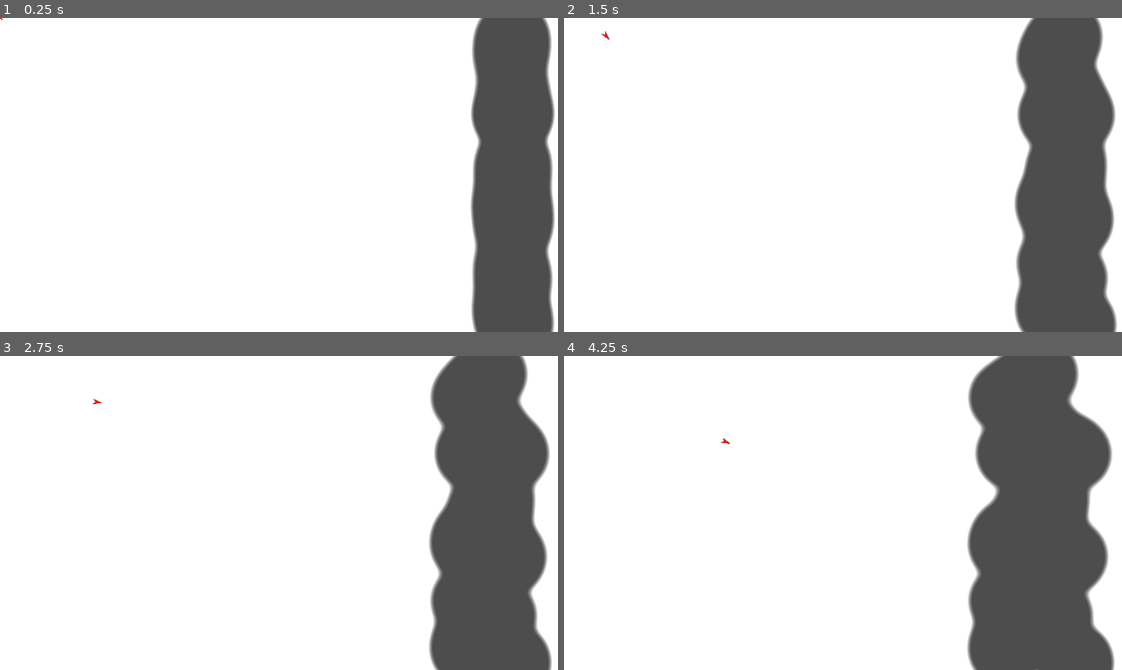
Above: before the commit, frames 1-4 (two rows, left to right).
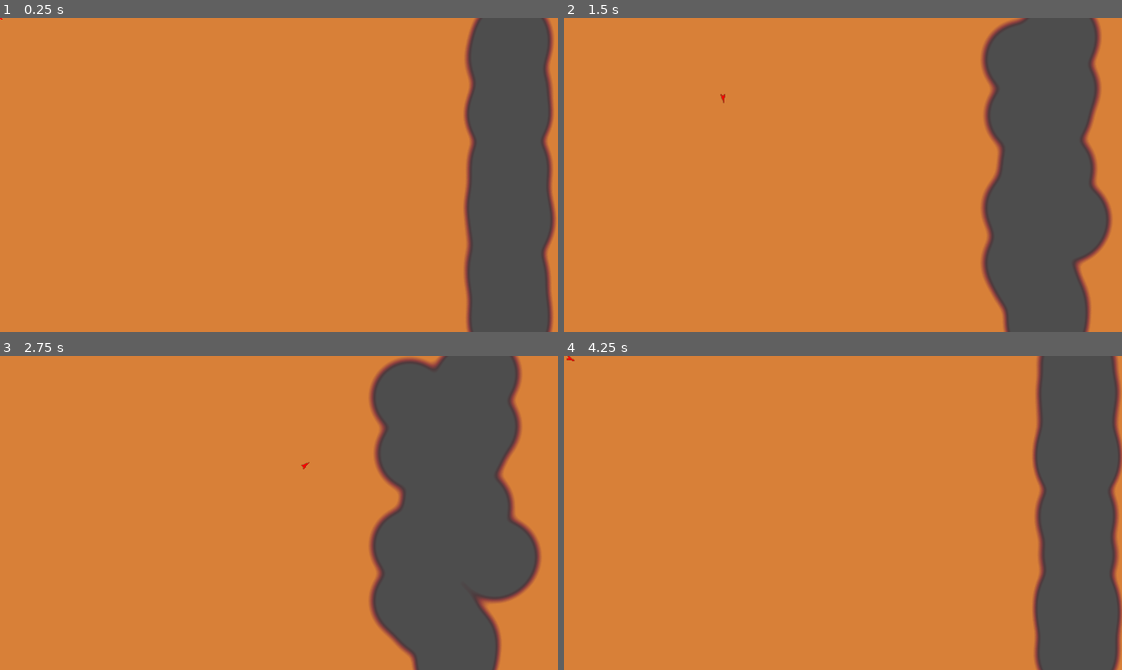
Above: after the commit, the same moments.

Repository: liaaliz/nebulosa
Game: Godot game, scene res://Scenes/WorldTexture.tscn
Two runs of this game, one before a commit and one after it. Both use one fixed random seed, a clock stepped at 60 frames per second and the inputs below. The project has no main scene, so this scene is started directly.
Inputs (mouse positions are in pixels of both pictures, inside the frame that each line leads up to):
- Up to frame 1 (0.25 s): no input
- Up to frame 2 (1.5 s): tap Enter at 0.5 s; move the mouse to (965, 159) at 0.52 s; hold Space (boost) 0.53-1.28 s; move the mouse to (731, 190) at 1.27 s; tap Space (boost) at 1.35 s
- Up to frame 3 (2.75 s): move the mouse to (334, 443) at 2.02 s; hold Space (boost) from 2.03 s (still down)
- Up to frame 4 (4.25 s): move the mouse to (815, 575) at 2.77 s; release Space (boost) at 2.78 s; tap Space (boost) at 2.85 s; move the mouse to (1010, 560) at 3.52 s; hold Space (boost) from 3.53 s (still down); tap R (restart, bound only after the commit) at 4.15 s

The runs differ from the first frame. In frame 1, 87% of the frame differs, in the area x 0-100%, y 0-100%; in frame 2, 88%; in frame 3, 87%; in frame 4, 90%.

Commit message:
feat v0.01 game working
Hooray! Now, juice.

Diff:
--- a/nebula/nebula/Code/metaball.gd
+++ b/nebula/nebula/Code/metaball.gd
@@ -3,7 +3,7 @@
 
 func _ready() -> void:
 	randomize()
-	MOVE_SPEED = randi() % 20 + 1
+	MOVE_SPEED = randi() % 40 + 5
 	position.y = randi() % 360
 
 func _physics_process(delta: float) -> void:
--- a/nebula/nebula/Code/player.gd
+++ b/nebula/nebula/Code/player.gd
@@ -2,7 +2,7 @@
 extends CharacterBody2D
 
 @export var mouse_data : MousePositionData
-const _BOOST_VAL := 60
+const _BOOST_VAL := 240
 var _orientation
 
 func _physics_process(delta: float) -> void:
--- a/nebula/nebula/Scenes/WorldTexture.tscn
+++ b/nebula/nebula/Scenes/WorldTexture.tscn
@@ -1,12 +1,13 @@
-[gd_scene load_steps=13 format=3 uid="uid://bk6pdycmwoo8u"]
+[gd_scene load_steps=14 format=3 uid="uid://bk6pdycmwoo8u"]
 
 [ext_resource type="Script" path="res://Code/MouseTracker.gd" id="1_k3svd"]
-[ext_resource type="Texture2D" uid="uid://nqblftqj7464" path="res://Art/metaballs_texture.png" id="1_se85n"]
 [ext_resource type="Texture2D" uid="uid://bmq4wte5fa51c" path="res://Art/BallGradient.png" id="3_5p0ak"]
 [ext_resource type="Resource" uid="uid://c6r1amopvec22" path="res://Data/MouseData.tres" id="3_fuhvx"]
 [ext_resource type="Script" path="res://Scenes/pixel_collision.gd" id="3_khq3o"]
 [ext_resource type="Script" path="res://Code/metaball.gd" id="4_7facu"]
 [ext_resource type="PackedScene" uid="uid://my4ajtw36ws4" path="res://Scenes/Player.tscn" id="4_q2wrm"]
+[ext_resource type="Script" path="res://Scenes/restart_prompt.gd" id="4_qoq2r"]
+[ext_resource type="Texture2D" uid="uid://ce6k3q3lwet5d" path="res://Art/ColloredNebula.png" id="5_873x2"]
 
 [sub_resource type="Shader" id="Shader_qvqqo"]
 code = "shader_type canvas_item;
@@ -21,7 +22,7 @@
 
 [sub_resource type="ShaderMaterial" id="ShaderMaterial_1acul"]
 shader = SubResource("Shader_qvqqo")
-shader_parameter/gradient = ExtResource("1_se85n")
+shader_parameter/gradient = ExtResource("5_873x2")
 
 [sub_resource type="ViewportTexture" id="ViewportTexture_0nbqa"]
 viewport_path = NodePath("SubViewport")
@@ -36,13 +37,17 @@
 script = ExtResource("1_k3svd")
 mouse_data = ExtResource("3_fuhvx")
 
-[node name="PixelCollision" type="Node" parent="." node_paths=PackedStringArray("viewport_player", "viewport_metaballs", "player")]
+[node name="MetaballCollision" type="Node" parent="." node_paths=PackedStringArray("viewport_player", "viewport_metaballs", "player")]
 script = ExtResource("3_khq3o")
 viewport_player = NodePath("../PlayerViewport")
 viewport_metaballs = NodePath("../MetaballSlice")
 player = NodePath("../PlayerViewport/Player/Body")
 
+[node name="RestartPrompt" type="Node" parent="MetaballCollision"]
+script = ExtResource("4_qoq2r")
+
 [node name="MetaballsRendering" type="Sprite2D" parent="."]
+texture_filter = 1
 material = SubResource("ShaderMaterial_1acul")
 position = Vector2(320, 180)
 texture = SubResource("ViewportTexture_0nbqa")
--- a/nebula/nebula/Scenes/pixel_collision.gd
+++ b/nebula/nebula/Scenes/pixel_collision.gd
@@ -10,12 +10,17 @@
 
 func _ready() -> void:
 	out_of_bounds_timer.autostart = false
-	out_of_bounds_timer.one_shot = false
+	out_of_bounds_timer.one_shot = true
 	out_of_bounds_timer.wait_time = 3.0
+
+	out_of_bounds_timer.timeout.connect(player.queue_free)
+	out_of_bounds_timer.timeout.connect(get_child(0).flip_can_restart)
+
 	add_child(out_of_bounds_timer)
 
 func _process(delta: float) -> void:
-	process_out_of_bounds_timer()
+	if player != null:
+		process_out_of_bounds_timer()
 
 	bitmap_player.create_from_image_alpha(viewport_player.get_texture().get_image())
 	bitmap_metaballs.create_from_image_alpha(viewport_metaballs.get_texture().get_image())
--- /dev/null
+++ b/nebula/nebula/Scenes/restart_prompt.gd
@@ -0,0 +1,11 @@
+extends Node
+var _can_restart := false
+
+func _unhandled_key_input(event: InputEvent) -> void:
+	if !_can_restart : return
+	if !Input.is_action_just_pressed("restart"): return
+
+	get_tree().reload_current_scene()
+
+func flip_can_restart():
+	_can_restart = true
--- a/nebula/nebula/project.godot
+++ b/nebula/nebula/project.godot
@@ -33,3 +33,8 @@
 "events": [Object(InputEventMouseButton,"resource_local_to_scene":false,"resource_name":"","device":-1,"window_id":0,"a …(253 unchanged characters)…
 ]
 }
+restart={
+"deadzone": 0.5,
+"events": [Object(InputEventKey,"resource_local_to_scene":false,"resource_name":"","device":-1,"window_id":0,"alt_pressed":false,"shift_pressed":false,"ctrl_pressed":false,"meta_pressed":false,"pressed":false,"keycode":0,"physical_keycode":82,"key_label":0,"unicode":114,"location":0,"echo":false,"script":null)
+]
+}
Binary file added: nebula/nebula/Art/ColloredNebula.png
Not shown, added: nebula/nebula/Art/ColloredNebula.png.import
